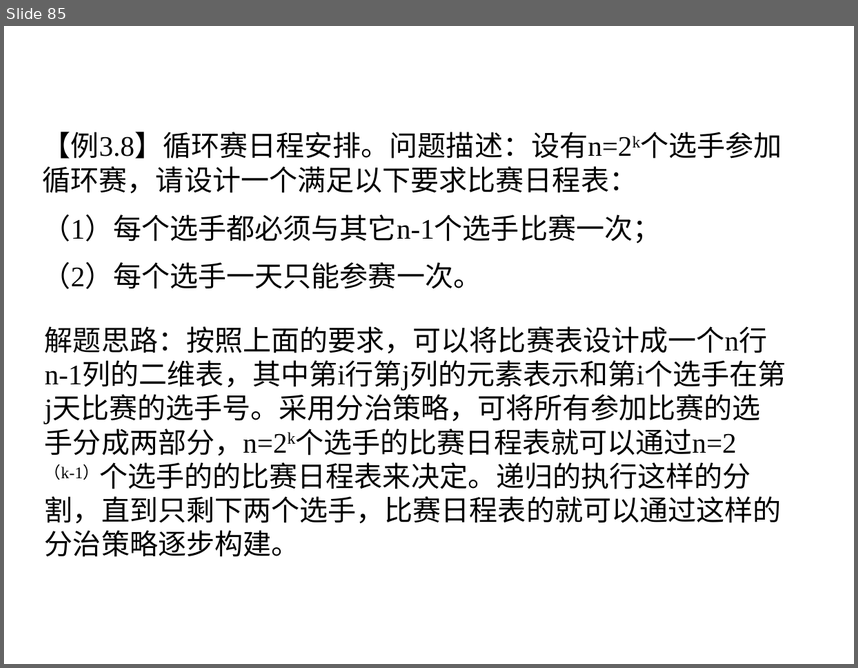
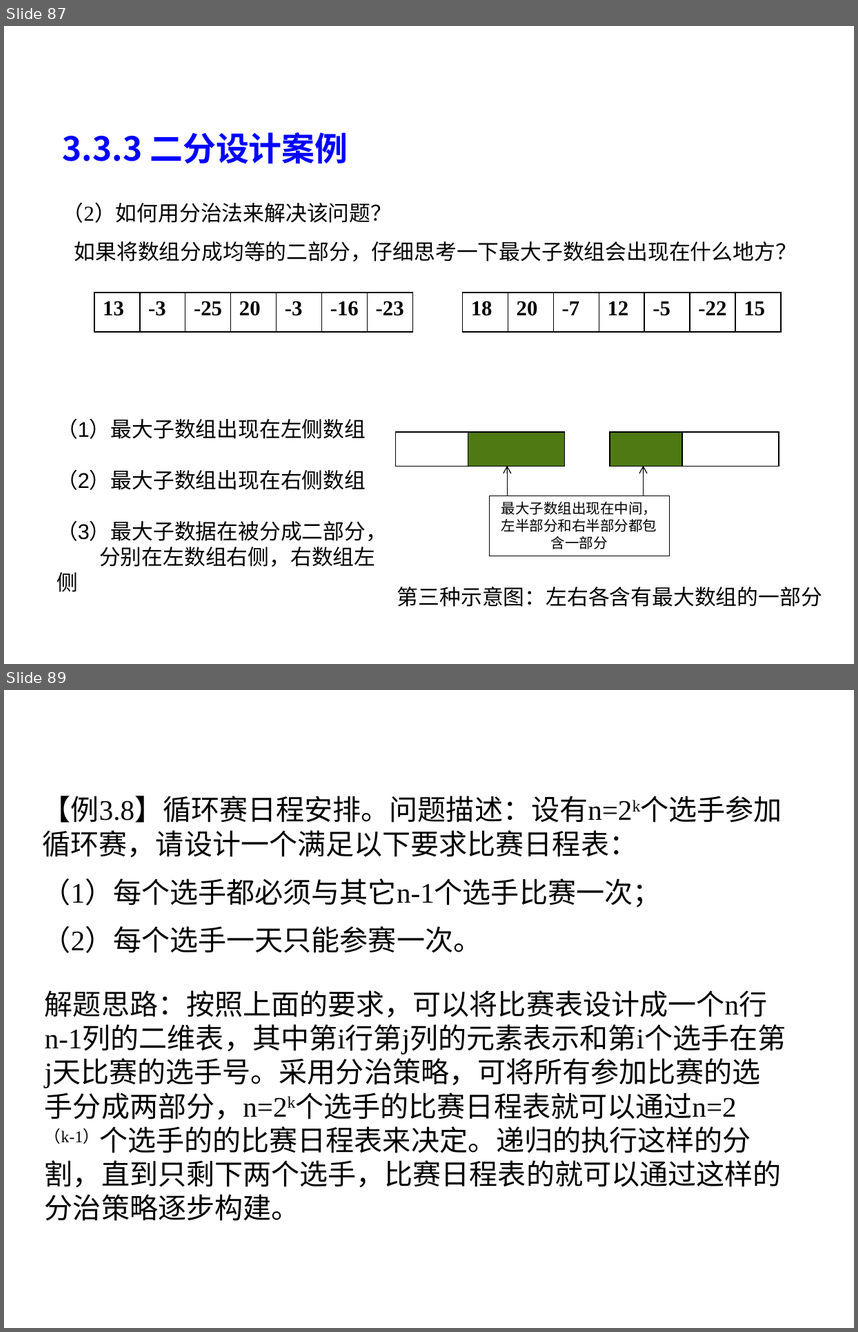
Before and after one commit to liutongling/DP, a slide deck: file/第3章 分治法计.pptx. Shown one above the other, each under a label of ours: slide 85 before the commit, slides 87 and 89 after it; the slides between them are not shown. The pictures are 858x668 and 858x1332 pixels, drawn with LibreOffice and Linux fonts; fonts in the diff are those of the drawing; background and template pictures are left out. Boxes give left, top, right and bottom in pixels: in the first picture for what was removed or moved away, otherwise in the second. Text is boxed around its words. In the diff, an @@ line names an element or a change of style, - is before the commit and + after.

Commit message:
完成第三章内容

```diff
--- a/file/第3章 分治法计.pptx
+++ b/file/第3章 分治法计.pptx
@@ slide 87 added at [4, 26, 854, 664], background #FFFFFF @@
@@ text added at [63, 132, 348, 164], 28 pt, text #0000FF, bold @@
+3.3.3 二分设计案例
@@ text added at [63, 202, 392, 223], 18 pt, text #000000 @@
+（2）如何用分治法来解决该问题？
@@ text added at [74, 241, 797, 261], 18 pt, text #000000 @@
+如果将数组分成均等的二部分，仔细思考一下最大子数组会出现在什么地方？
@@ table added at [94, 292, 415, 331], 1 rows, 7 columns @@
+13 | -3 | -25 | 20 | -3 | -16 | -23
@@ table added at [462, 292, 784, 331], 1 rows, 7 columns @@
+18 | 20 | -7 | 12 | -5 | -22 | 15
@@ text added at [56, 418, 387, 566], 18 pt, text #000000 @@
+（1）最大子数组出现在左侧数组
+（2）最大子数组出现在右侧数组
+（3）最大子数据在被分成二部分， 分别在左数组右侧，右数组左侧
@@ table added at [396, 432, 565, 466], 1 rows, 2 columns @@
+ | 
@@ table added at [610, 432, 780, 466], 1 rows, 2 columns @@
+ | 
@@ arrow added from (507, 496) to (507, 466), #000000 0.75 pt @@
@@ arrow added from (643, 496) to (643, 466), #000000 0.75 pt @@
@@ rectangle added at [489, 495, 670, 556], outline #000000 0.75 pt, 12 pt, text #000000 @@
+最大子数组出现在中间，左半部分和右半部分都包含一部分
@@ text added at [397, 586, 822, 606], 18 pt, text #000000 @@
+第三种示意图：左右各含有最大数组的一部分
@@ what was slide 85 is now slide 89 @@
```
Also in this commit, not shown: 3 other slides added, 2 other files.
